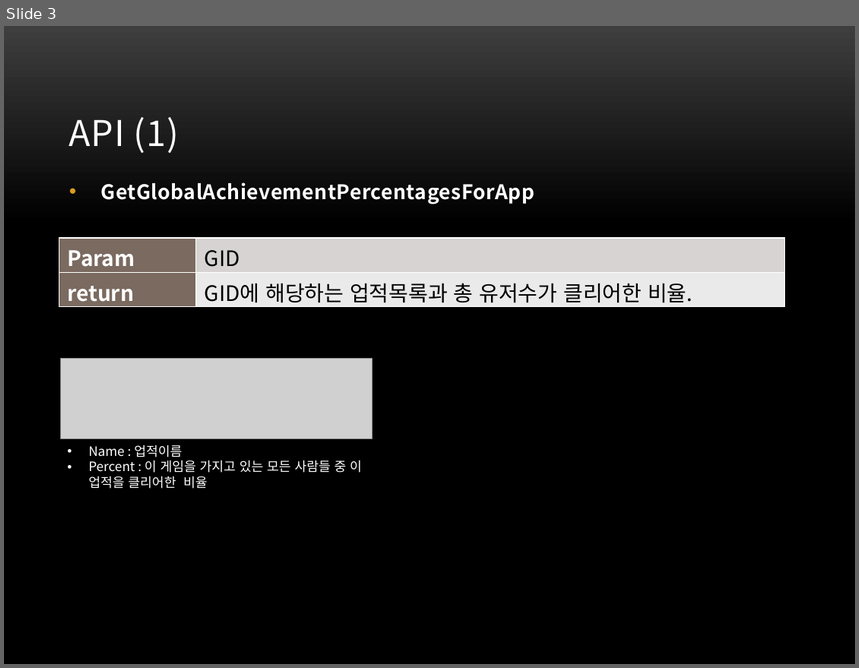
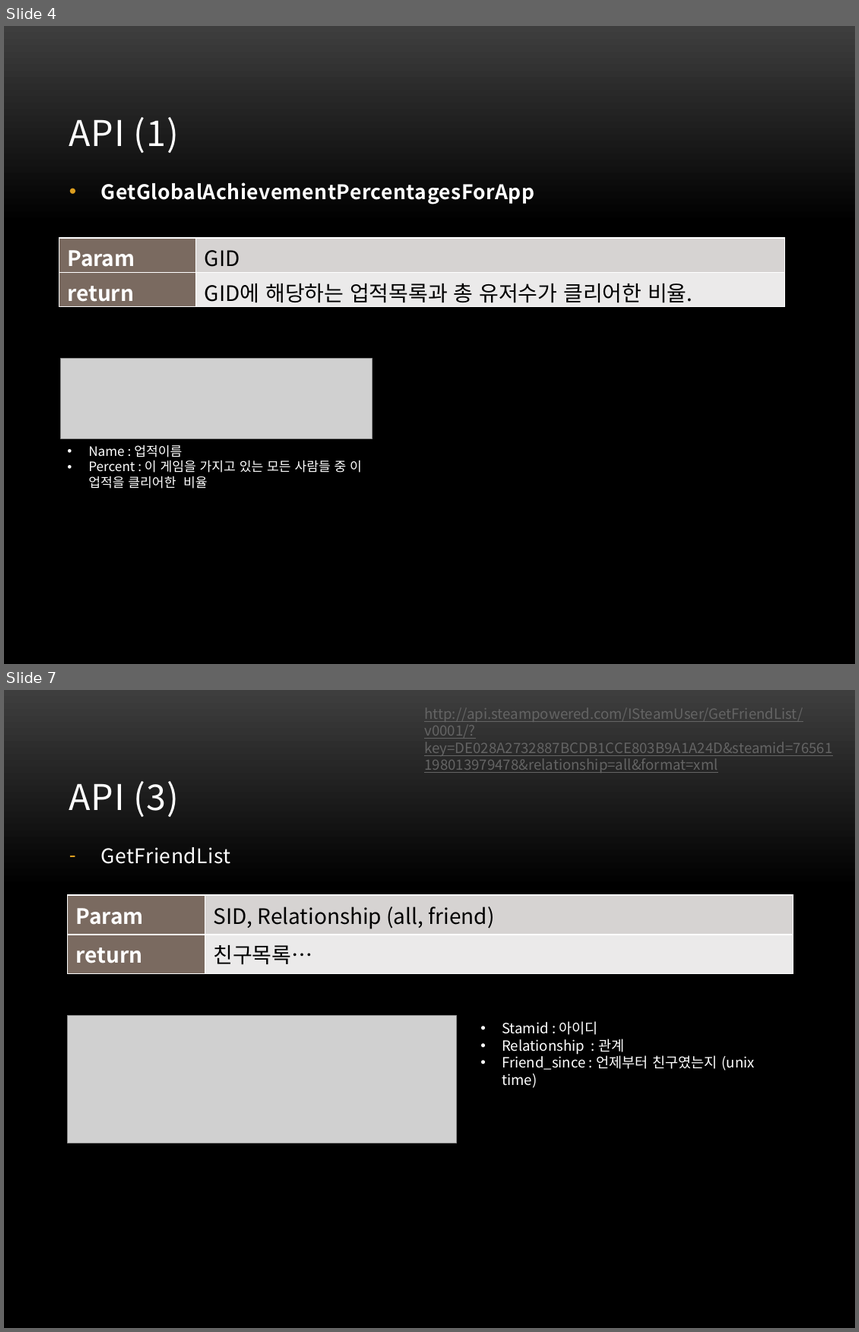
Before and after one commit to tangible-idea/steamapi, a slide deck: Steam_Web_API_Analysis.pptx. Shown one above the other, each under a label of ours: slide 3 before the commit, slides 4 and 7 after it; the slides between them are not shown. The pictures are 859x668 and 859x1332 pixels, drawn with LibreOffice and Linux fonts; fonts in the diff are those of the drawing; grey boxes stand for pictures; background and template pictures are left out. Boxes give left, top, right and bottom in pixels: in the first picture for what was removed or moved away, otherwise in the second. Text is boxed around its words. In the diff, an @@ line names an element or a change of style, - is before the commit and + after.

```diff
--- a/Steam_Web_API_Analysis.pptx
+++ b/Steam_Web_API_Analysis.pptx
@@ slide 7 added at [4, 690, 855, 1328], background picture (left out) @@
@@ text added at [424, 708, 832, 773], 12 pt, text #646464, underline @@
+http://api.steampowered.com/ISteamUser/GetFriendList/v0001/?key=DE028A2732887BCDB1CCE803B9A1A24D&steamid=76561198013979478&relationship=all&format=xml
@@ title added at [69, 781, 179, 817], 30 pt, text #FFFFFF @@
+API (3)
@@ text added at [101, 847, 231, 864], 17 pt, text #FFFFFF @@
+– GetFriendList
@@ table added at [68, 895, 794, 968], 2 rows, 2 columns @@
+Param | SID, Relationship (all, friend)
+return | 친구목록…
@@ picture added at [68, 1016, 457, 1144] @@
@@ text added at [502, 1021, 755, 1088], 12 pt, text #FFFFFF @@
+• Stamid : 아이디
+• Relationship : 관계
+• Friend_since : 언제부터 친구였는지 (unix time)
@@ what was slide 3 is now slide 4 @@
```
Also in this commit, not shown: 1 slide changed, 4 other slides added, 1 slide removed.
